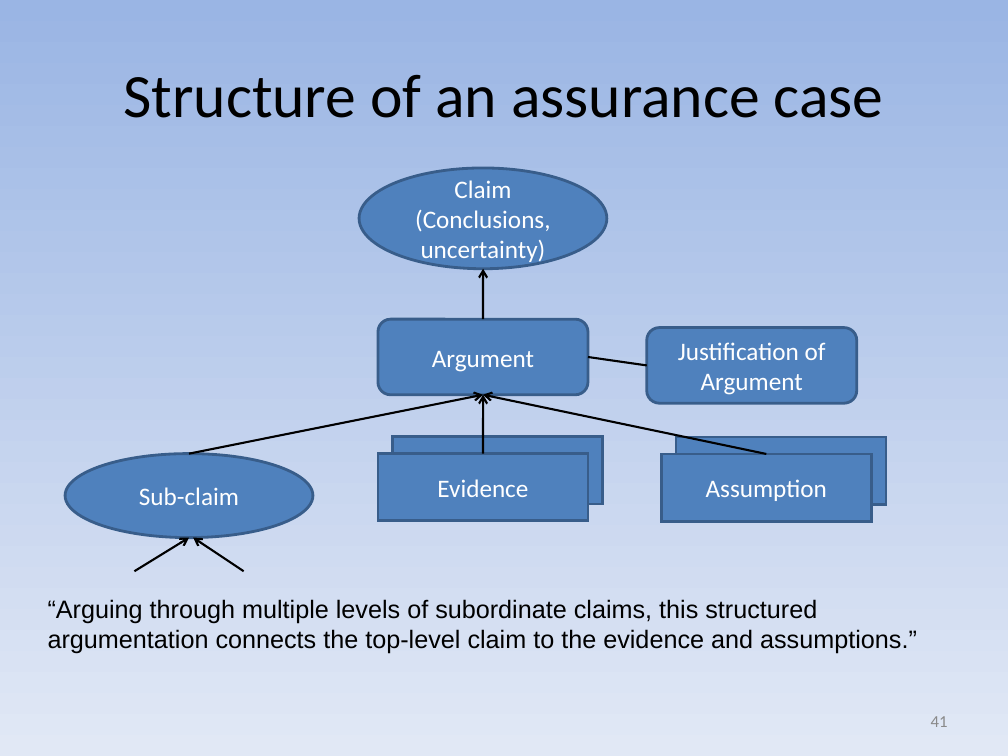
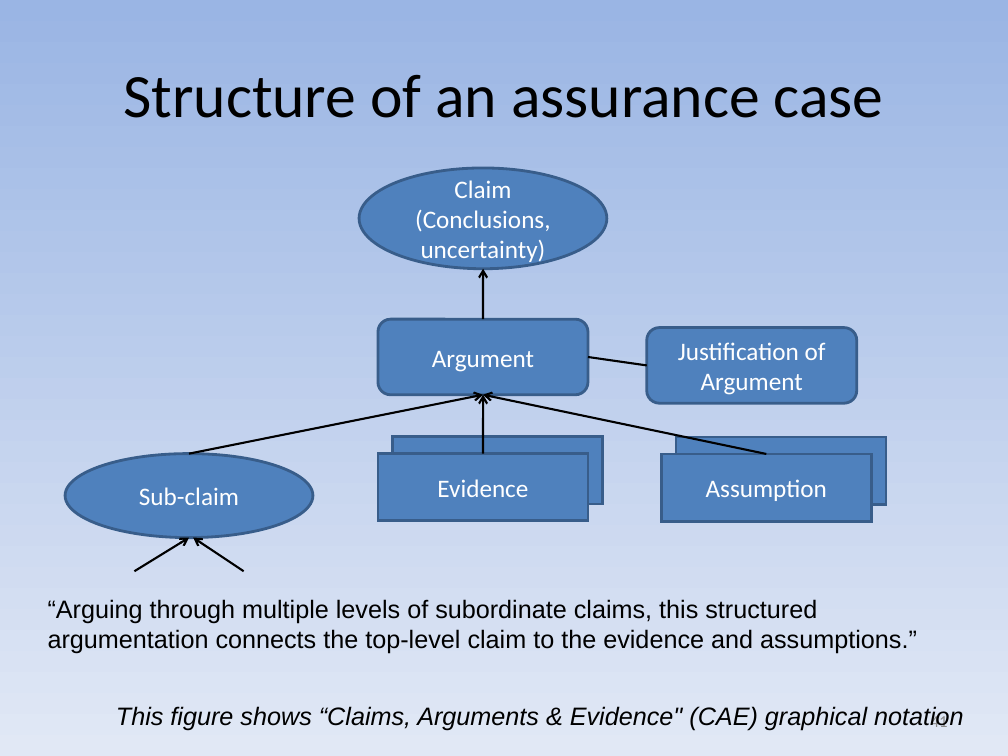
Before and after one commit to david-a-wheeler/david-a-wheeler.github.io, a slide deck: slide 41 of secure-class/presentations/Secure-Software-1-Introduction.ppt. Drawn at 1008x756 pixels with LibreOffice and Linux fonts; fonts in the diff are those of the drawing. Boxes give left, top, right and bottom in pixels: in the first picture for what was removed or moved away, otherwise in the second. Text is boxed around its words. In the diff, an @@ line names an element or a change of style, - is before the commit and + after.

```diff
--- a/secure-class/presentations/Secure-Software-1-Introduction.ppt
+++ b/secure-class/presentations/Secure-Software-1-Introduction.ppt
@@ text added at (116,706,964,730), 18 pt, text #000000, italic @@
+This figure shows “Claims, Arguments & Evidence" (CAE) graphical notation
```
Also in this commit, not shown: 3 other slides changed, 1 slide added.
